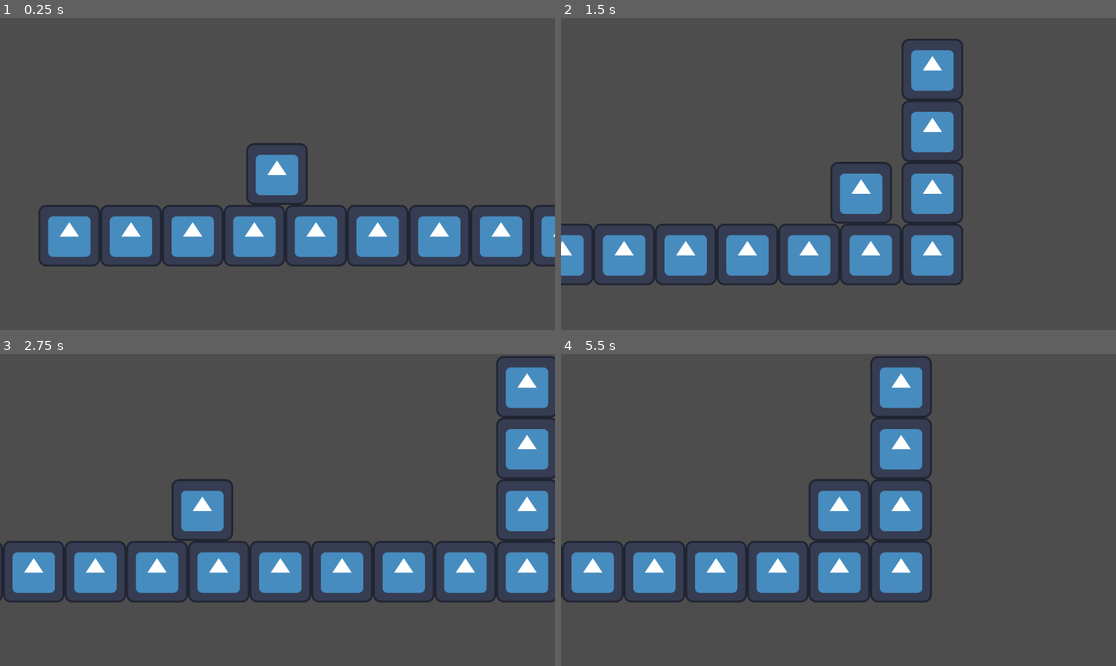
Above: before the commit, frames 1-4 (two rows, left to right).
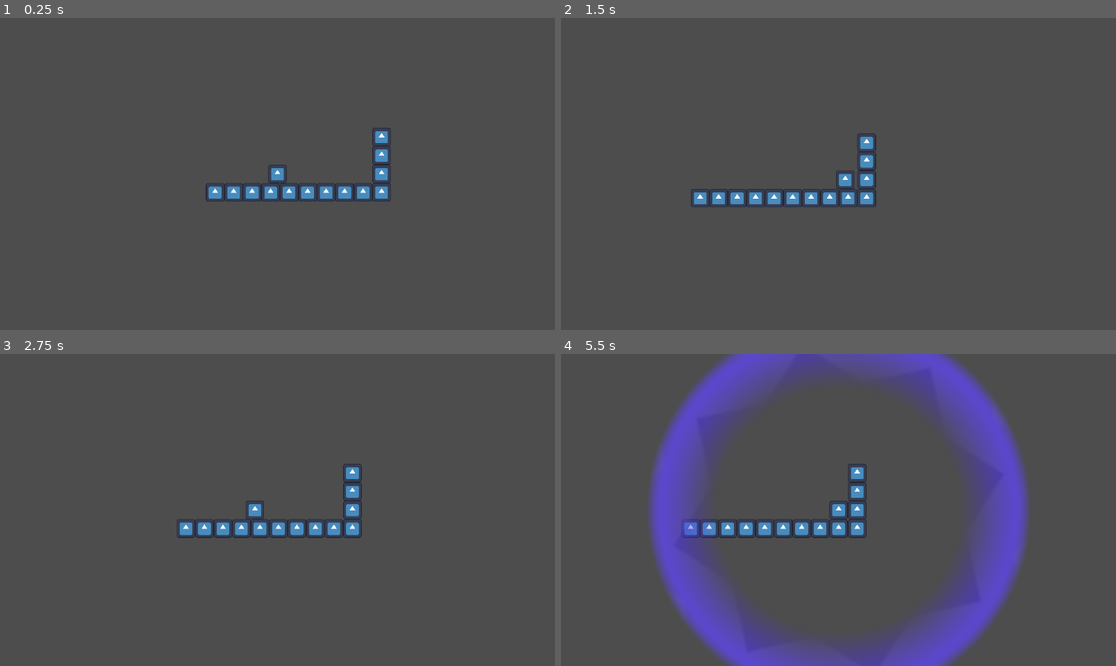
Above: after the commit, the same moments.

Repository: willsattanuparp/wild-jam-76-game
Game: Godot game, scene res://Assets/Scenes/test_level.tscn
The game is run twice, just before and just after one commit, with the same random seed, the same clock (stepped at 60 frames per second) and the same inputs. The engine's default icon, where the game draws it, is replaced by a stand-in: a white triangle on a blue panel in a dark square.
Inputs (mouse positions are in pixels of both pictures, inside the frame that each line leads up to):
- Up to frame 1 (0.25 s): no input
- Up to frame 2 (1.5 s): move the mouse to (960, 158) at 0.52 s; hold D (Right) 0.53-1.25 s; tap E (Special, bound only after the commit) at 0.6 s; click (960, 158) at 0.67 s; tap Space (Jump) at 0.77 s; drag from (727, 189) to (810, 236) at 1.27 s
- Up to frame 3 (2.75 s): move the mouse to (333, 441) at 2.02 s; hold A (Left) from 2.03 s (still down); tap E (Special, bound only after the commit) at 2.1 s; click (333, 441) at 2.17 s
- Up to frame 4 (5.5 s): release A (Left) at 2.75 s; drag from (810, 572) to (672, 463) at 2.77 s; move the mouse to (1005, 556) at 3.52 s; hold D (Right) 3.53-4.25 s; tap E (Special, bound only after the commit) at 3.6, 5.1 s; click (1005, 556) at 3.67 s; tap Space (Jump) at 3.77 s; drag from (672, 463) to (755, 432) at 4.27 s; move the mouse to (866, 510) at 5.02 s; hold D (Right) from 5.03 s (still down); click (866, 510) at 5.17 s

The runs differ from the first frame. In frame 1, 13% of the frame differs, in the area x 7-100%, y 35-80%; in frame 2, 14%; in frame 3, 18%; in frame 4, 39%, in the area x 0-85%, y 0-100%.

Commit message:
added freezing power

Diff:
--- /dev/null
+++ b/platformer-test/Assets/Scenes/freeze_splash.tscn
@@ -0,0 +1,32 @@
+[gd_scene load_steps=6 format=3 uid="uid://bc66qta2bd1na"]
+
+[ext_resource type="Script" path="res://Scripts/freeze_splash.gd" id="1_myxlo"]
+[ext_resource type="Shader" path="res://Assets/Shader/ringshader.gdshader" id="1_te1bx"]
+[ext_resource type="Texture2D" uid="uid://f0s5mdu3uewl" path="res://icon.svg" id="2_dm6lo"]
+
+[sub_resource type="ShaderMaterial" id="ShaderMaterial_nj2tm"]
+shader = ExtResource("1_te1bx")
+shader_parameter/x = 0.0
+shader_parameter/circle_width = 0.4
+shader_parameter/speed = 1.5
+shader_parameter/alpha_boost = 2.0
+shader_parameter/rot_speed = 8.0
+shader_parameter/zoom_speed = 25.859
+
+[sub_resource type="CircleShape2D" id="CircleShape2D_7k785"]
+radius = 64.0
+
+[node name="FreezeSplash" type="Node2D"]
+script = ExtResource("1_myxlo")
+
+[node name="FreezeExplosionTexture" type="Sprite2D" parent="."]
+material = SubResource("ShaderMaterial_nj2tm")
+scale = Vector2(40, 40)
+texture = ExtResource("2_dm6lo")
+
+[node name="FreezeHitbox" type="Area2D" parent="."]
+
+[node name="CollisionShape2D" type="CollisionShape2D" parent="FreezeHitbox"]
+shape = SubResource("CircleShape2D_7k785")
+
+[connection signal="area_entered" from="FreezeHitbox" to="." method="_on_freeze_hitbox_area_entered"]
--- a/platformer-test/Assets/Scenes/test_level.tscn
+++ b/platformer-test/Assets/Scenes/test_level.tscn
@@ -62,7 +62,7 @@
 allow_rotation = true
 smooth_rotation = true
 smooth_rotation_speed = 5.0
-zoom = 1.0
+zoom = 0.3
 smooth_zoom = true
 smooth_zoom_speed = 5.0
 auto_zoom = true
@@ -78,3 +78,7 @@
 use_v_margins = false
 working_radius = 2000.0
 global_debug_draw = false
+
+[node name="SpecialHolder" type="Node2D" parent="."]
+
+[connection signal="special" from="Player" to="." method="_on_player_special"]
--- /dev/null
+++ b/platformer-test/Assets/Shader/ringshader.gdshader
@@ -0,0 +1,52 @@
+shader_type canvas_item;
+
+#define PI 3.14159265359
+#define PI2 (2.0 * PI)
+
+uniform float x: hint_range(0.0, 1.0, 0.01) = 0.0;
+uniform float circle_width: hint_range(0.0, 1.0, 0.05) = 0.35;
+uniform float speed: hint_range(0.0, 10.0, 0.1) = 1.5;
+uniform float alpha_boost: hint_range(0.0, 5.0, 0.1) = 0.7;
+uniform float rot_speed : hint_range(0.0, 10.0) = 8.0;
+uniform float zoom_speed : hint_range(0.0, 25.0) = 25.0;
+
+vec3 palette(float t) {
+    return vec3(0.2, 0.1, 0.8) + 0.2 * cos(PI2 * (t + 0.25));
+}
+
+vec2 rotate(vec2 v, float a) {
+    float s = sin(a);
+    float c = cos(a);
+    mat2 m = mat2(vec2(c, s), vec2(-s, c));
+    return m * v;
+}
+float taxi_rot(vec2 p, vec2 q, float r) {
+    vec2 diff = abs(rotate(p - q, r));
+    return diff.x + diff.y;
+}
+float draw_oct(vec2 p, vec2 q, float angle, float size) {
+    float dist = min(taxi_rot(p, q, angle),taxi_rot(p, q, angle + PI / 4.0));
+    return smoothstep(0.0, 0.01, dist - size);
+}
+
+vec3 sq(vec3 current, vec3 new_col, vec2 p, vec2 q, float size) {
+    float square_factor = draw_oct(p, q, mod(rot_speed * size, PI2), size);
+    return mix(new_col, current, square_factor);
+}
+
+void fragment() {
+    vec2 uv = UV;
+    vec2 c = vec2(0.5, 0.5);
+    vec3 col = vec3(0.0);
+    for (int i = 25; i > 0; i--) {
+        float scale = pow(1.4, float(i) + mod(x * zoom_speed, 12.0)) * 0.0001;
+        col = sq(col, palette( 1.0 - (float(i) / 12.0)), uv, c, scale);
+    }
+    COLOR = vec4(col, 1.0);
+	float dist = distance(UV, vec2(0.5));
+	float mod_dist = dist - ((x/2.0) * speed) + 0.5;
+	COLOR.a *= 1.0 - smoothstep(.45,.5, mod_dist);
+	COLOR.a += smoothstep(0.5 - circle_width / 2.0,0.5, mod_dist) - 1.0;
+	COLOR.a -= 2.0 * dist;
+	COLOR.a *= alpha_boost;
+}
--- /dev/null
+++ b/platformer-test/Assets/Shader/testshader.gdshader
@@ -0,0 +1,69 @@
+shader_type canvas_item;
+
+#define PI 3.14159265359
+#define PI2 (2.0 * PI)
+uniform float time = 0.0;
+uniform float circle_width: hint_range(0.0, 1.0, 0.05) = 0.15;
+uniform float speed: hint_range(0.0, 10.0, 0.1) = 1.0;
+uniform float alpha_boost: hint_range(1.0, 5.0, 0.1) = 2.0;
+uniform float rot_speed : hint_range(0.0, 10.0) = 3.0; // Rotation speed
+uniform float zoom_speed : hint_range(0.0, 10.0) = 1.0; // Zoom speed
+uniform int num_colours : hint_range(1, 10) = 5; // Number of colors
+
+// Generates a color palette based on input t
+vec3 palette(float t) {
+    return vec3(0.2, 0.1, 0.8) + 0.2 * cos(PI2 * (t + 0.25));
+}
+
+// Rotates a vector by a given angle
+vec2 rotate(vec2 v, float a) {
+    float s = sin(a);
+    float c = cos(a);
+    mat2 m = mat2(vec2(c, s), vec2(-s, c)); // Correct matrix construction for Godot
+    return m * v;
+}
+
+// Taxicab distance with rotation
+float taxi_rot(vec2 p, vec2 q, float r) {
+    vec2 diff = abs(rotate(p - q, r));
+    return diff.x + diff.y;
+}
+
+// Octagonal rotation distance
+float oct_rot(vec2 p, vec2 q, float r) {
+    return min(
+        taxi_rot(p, q, r),
+        taxi_rot(p, q, r + PI / 4.0)
+    );
+}
+
+// Determines if a point is within a square with smooth edges
+float in_square(vec2 p, vec2 q, float angle, float size) {
+    float dist = oct_rot(p, q, angle);
+    return smoothstep(0.0, 0.005, dist - size); // Adjust smoothstep threshold for normalized UV space
+}
+
+// Mixes current and new color based on square proximity
+vec3 sq(vec3 current, vec3 new_col, vec2 p, vec2 q, float size) {
+    float square_factor = in_square(p, q, mod(rot_speed * size, PI2), size);
+    return mix(new_col, current, square_factor);
+}
+
+void fragment() {
+    vec2 uv = UV; // Use normalized texture coordinates
+    vec2 c = vec2(0.5, 0.5); // Center point in normalized UV space
+
+    vec3 col = vec3(0.0); // Base color
+    for (int i = 40; i > 0; i--) {
+        float scale = pow(sqrt(1.75), float(i) + mod(TIME * zoom_speed, float(num_colours))) * 0.001 * 0.1;
+        col = sq(col, palette(float(i) / float(num_colours)), uv, c, scale);
+    }
+    COLOR = vec4(col, 1.0); // Final output color
+	//ring generation
+	float dist = distance(UV, vec2(0.5));
+	float mod_dist = dist - (time * speed) + 0.5;
+	COLOR.a *= 1.0 - step(0.5, mod_dist);
+	COLOR.a += step(0.5 - circle_width / 2.0, mod_dist) - 1.0;
+	COLOR.a -= 2.0 * dist;
+	COLOR.a *= alpha_boost;
+}
--- /dev/null
+++ b/platformer-test/Scripts/freeze_splash.gd
@@ -0,0 +1,17 @@
+extends Node2D
+
+
+func freeze_ripple(time):
+	var tween = get_tree().create_tween()
+	var x_callback: Callable = func(value): $FreezeExplosionTexture.material.set_shader_parameter("x", value)
+	tween.tween_method(x_callback,0.0,1.0,time)
+	tween.parallel().tween_property($FreezeHitbox,"scale",Vector2(55,55),time)
+	await tween.finished
+	print("done")
+	queue_free()
+
+
+
+func _on_freeze_hitbox_area_entered(area: Area2D) -> void:
+	if area.is_in_group("Freezable"):
+		area.freeze()
--- a/platformer-test/Scripts/player.gd
+++ b/platformer-test/Scripts/player.gd
@@ -10,12 +10,22 @@
 var coyote_timer = 0.0
 var coyote_time = 0.2
 
+const FREEZE_COOLDOWN = 4.0
+var freeze_timer = 0.0
+
+signal special()
 # Called when the node enters the scene tree for the first time.
-func _ready() -> void:
-	pass
+#func _ready() -> void:
+	#freeze_ripple(1)
+#
+#var ripple_time = 0.0
+#var ripple_duration = 2.0 # Duration of the ripple effect in seconds
+#var ripple_speed = 50.0
+#
+#func _process(delta):
+	#ripple_time += delta
+	#$Sprite2D.material.set_shader_parameter("time",ripple_time)
 
-
-# Called every frame. 'delta' is the elapsed time since the previous frame.
 func _physics_process(delta: float) -> void:
 	#Gravity effect
 	if !is_on_floor():
@@ -45,5 +55,9 @@
 		#cancel momentum if head bumps ceiling
 		if is_on_ceiling():
 			velocity.y = 0
-
+	if Input.is_action_just_pressed("Special") and freeze_timer <= 0:
+		freeze_timer = FREEZE_COOLDOWN
+		special.emit()
+	elif freeze_timer > 0:
+		freeze_timer -= delta
 	move_and_slide()
--- a/platformer-test/Scripts/test_level.gd
+++ b/platformer-test/Scripts/test_level.gd
@@ -1,4 +1,6 @@
 extends Node2D
+
+@onready var special_scene : PackedScene = load("res://Assets/Scenes/freeze_splash.tscn")
 
 var test_shake : PCamShake
 #
@@ -8,3 +10,10 @@
 
 #func _process(delta: float) -> void:
 	#print(test_shake.is_shaking())
+
+
+func _on_player_special() -> void:
+	var special = special_scene.instantiate()
+	special.global_position = $Player.position
+	$SpecialHolder.add_child(special)
+	special.freeze_ripple(1)
--- a/platformer-test/project.godot
+++ b/platformer-test/project.godot
@@ -54,6 +54,16 @@
 "events": [Object(InputEventKey,"resource_local_to_scene":false,"resource_name":"","device":-1,"window_id":0,"alt_press …(192 unchanged characters)…
 ]
 }
+Special={
+"deadzone": 0.5,
+"events": [Object(InputEventKey,"resource_local_to_scene":false,"resource_name":"","device":-1,"window_id":0,"alt_pressed":false,"shift_pressed":false,"ctrl_pressed":false,"meta_pressed":false,"pressed":false,"keycode":0,"physical_keycode":69,"key_label":0,"unicode":101,"location":0,"echo":false,"script":null)
+]
+}
+Attack={
+"deadzone": 0.5,
+"events": [Object(InputEventMouseButton,"resource_local_to_scene":false,"resource_name":"","device":-1,"window_id":0,"alt_pressed":false,"shift_pressed":false,"ctrl_pressed":false,"meta_pressed":false,"button_mask":1,"position":Vector2(276, 6),"global_position":Vector2(285, 52),"factor":1.0,"button_index":1,"canceled":false,"pressed":true,"double_click":false,"script":null)
+]
+}
 
 [layer_names]
 
